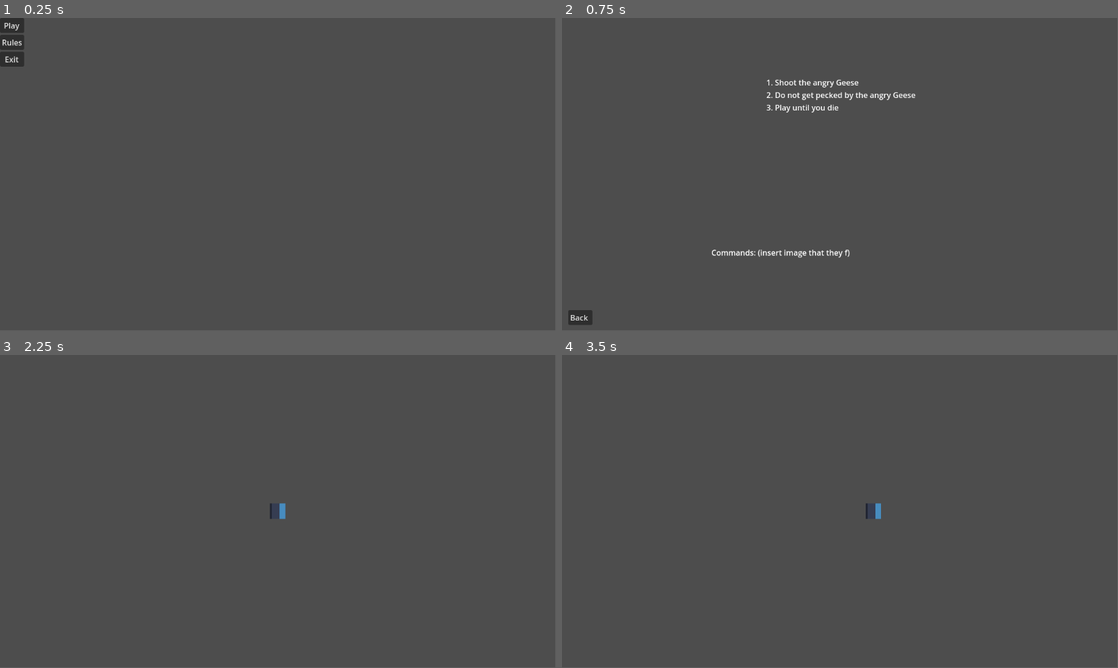
Above: before the commit, frames 1-4 (two rows, left to right).
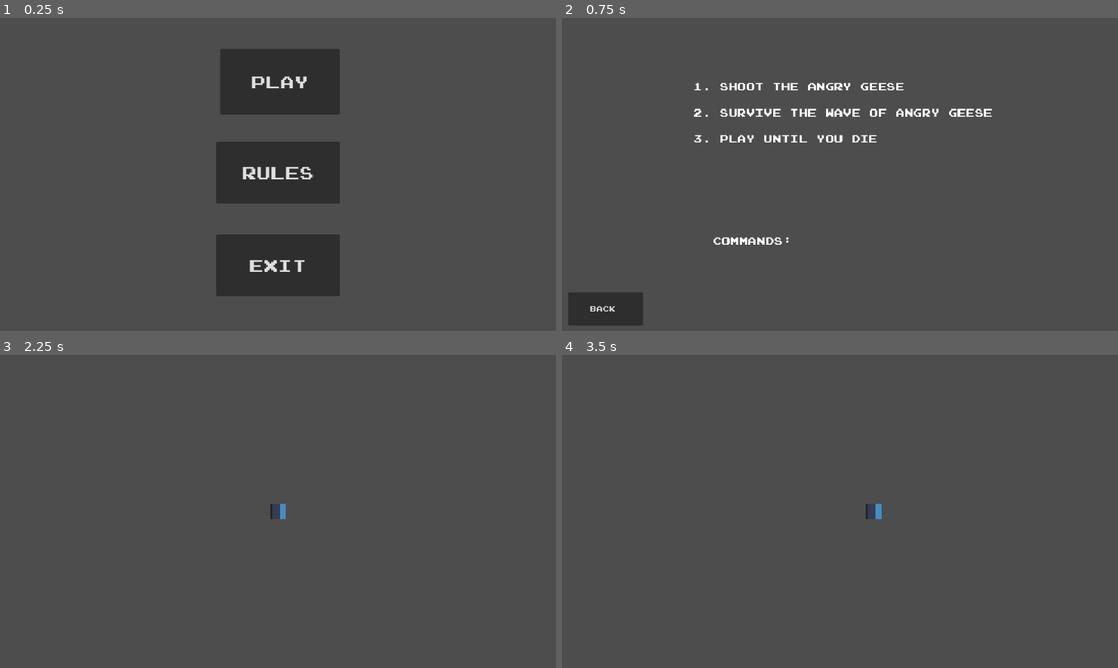
Above: after the commit, the same moments.

Repository: RiadMefti/hackaton-game
Game: Godot game, scene res://GameMenu/menu.tscn
The game is run twice, just before and just after one commit, with the same random seed, the same clock (stepped at 60 frames per second) and the same inputs. The engine's default icon, where the game draws it, is replaced by a stand-in: a white triangle on a blue panel in a dark square.
Inputs:
- Up to frame 1 (0.25 s): no input
- Up to frame 2 (0.75 s): click "Rules" at 0.5 s
- Up to frame 3 (2.25 s): click "Back" at 1.25 s; click "Play" at 2 s
- Up to frame 4 (3.5 s): tap Enter at 2.75 s; hold D (move_right) from 2.78 s (still down)
In our replay, the window is 799x449 before the commit and 800x450 after it. These sizes can differ from the game's own. Grey fills any space a smaller window leaves; there, only what the larger window draws over its background counts as a difference.

The runs differ from the first frame. In frame 1, 14% of the frame differs, in the area x 0-62%, y 0-89%; in frame 2, 3.5%; in frame 3, less than 0.1%; in frame 4, less than 0.1%.

Commit message:
Changed the font of the text
Font size and font police changed

Diff:
--- a/GameMenu/Rules.tscn
+++ b/GameMenu/Rules.tscn
@@ -1,8 +1,9 @@
-[gd_scene load_steps=2 format=3 uid="uid://cpqrr3uhuewwm"]
+[gd_scene load_steps=3 format=3 uid="uid://cpqrr3uhuewwm"]
 
 [ext_resource type="Script" path="res://GameMenu/BackButton.gd" id="1_q1ykl"]
+[ext_resource type="FontFile" uid="uid://di7g3lbon2hqf" path="res://GameMenu/joystix monospace.otf" id="2_namlp"]
 
-[node name="Control" type="Control"]
+[node name="Rules" type="Control"]
 layout_mode = 3
 anchors_preset = 15
 anchor_right = 1.0
@@ -13,30 +14,35 @@
 [node name="BackButton" type="Button" parent="."]
 layout_mode = 0
 offset_left = 13.0
-offset_top = 606.0
-offset_right = 63.0
+offset_top = 568.0
+offset_right = 168.0
 offset_bottom = 637.0
+theme_override_fonts/font = ExtResource("2_namlp")
 text = "Back "
 script = ExtResource("1_q1ykl")
 
-[node name="Label" type="Label" parent="."]
+[node name="RichTextLabel" type="RichTextLabel" parent="."]
 layout_mode = 0
-offset_left = 424.0
-offset_top = 64.0
-offset_right = 734.0
-offset_bottom = 256.0
+offset_left = 272.0
+offset_top = 128.0
+offset_right = 992.0
+offset_bottom = 312.0
+theme_override_fonts/normal_font = ExtResource("2_namlp")
+theme_override_font_sizes/normal_font_size = 22
 text = "1. Shoot the angry Geese
-2. Do not get pecked by the angry Geese
+
+2. Survive the wave of angry geese
+
 3. Play until you die  "
-vertical_alignment = 1
 
-[node name="Label2" type="Label" parent="."]
+[node name="RichTextLabel3" type="RichTextLabel" parent="."]
 layout_mode = 0
-offset_left = 310.0
-offset_top = 395.0
-offset_right = 983.0
-offset_bottom = 578.0
-text = "Commands: (insert image that they f)"
-vertical_alignment = 1
+offset_left = 312.0
+offset_top = 448.0
+offset_right = 880.0
+offset_bottom = 632.0
+theme_override_fonts/normal_font = ExtResource("2_namlp")
+theme_override_font_sizes/normal_font_size = 22
+text = "Commands: "
 
 [connection signal="pressed" from="BackButton" to="BackButton" method="_on_pressed"]
--- a/GameMenu/menu.tscn
+++ b/GameMenu/menu.tscn
@@ -1,6 +1,7 @@
-[gd_scene load_steps=2 format=3 uid="uid://dpkwf2ju227wr"]
+[gd_scene load_steps=3 format=3 uid="uid://dpkwf2ju227wr"]
 
 [ext_resource type="Script" path="res://Menu.gd" id="1_gk0cb"]
+[ext_resource type="FontFile" uid="uid://di7g3lbon2hqf" path="res://GameMenu/joystix monospace.otf" id="2_bh4b7"]
 
 [node name="Menu" type="Control"]
 layout_mode = 3
@@ -11,26 +12,36 @@
 grow_vertical = 2
 script = ExtResource("1_gk0cb")
 
-[node name="MarginContainer" type="MarginContainer" parent="."]
-layout_mode = 0
-offset_right = 40.0
-offset_bottom = 40.0
+[node name="Rules" type="Button" parent="."]
+layout_mode = 2
+offset_left = 448.0
+offset_top = 256.0
+offset_right = 704.0
+offset_bottom = 384.0
+theme_override_fonts/font = ExtResource("2_bh4b7")
+theme_override_font_sizes/font_size = 36
+text = "Rules"
 
-[node name="VBoxContainer" type="VBoxContainer" parent="MarginContainer"]
+[node name="Quit" type="Button" parent="."]
 layout_mode = 2
+offset_left = 448.0
+offset_top = 448.0
+offset_right = 704.0
+offset_bottom = 576.0
+theme_override_fonts/font = ExtResource("2_bh4b7")
+theme_override_font_sizes/font_size = 36
+text = "Exit"
 
-[node name="Play" type="Button" parent="MarginContainer/VBoxContainer"]
+[node name="Play" type="Button" parent="."]
 layout_mode = 2
+offset_left = 456.0
+offset_top = 64.0
+offset_right = 704.0
+offset_bottom = 200.0
+theme_override_fonts/font = ExtResource("2_bh4b7")
+theme_override_font_sizes/font_size = 36
 text = "Play"
 
-[node name="Rules" type="Button" parent="MarginContainer/VBoxContainer"]
-layout_mode = 2
-text = "Rules"
-
-[node name="Quit" type="Button" parent="MarginContainer/VBoxContainer"]
-layout_mode = 2
-text = "Exit"
-
-[connection signal="pressed" from="MarginContainer/VBoxContainer/Play" to="." method="_on_play_pressed"]
-[connection signal="pressed" from="MarginContainer/VBoxContainer/Rules" to="." method="_on_rules_pressed"]
-[connection signal="pressed" from="MarginContainer/VBoxContainer/Quit" to="." method="_on_quit_pressed"]
+[connection signal="pressed" from="Rules" to="." method="_on_rules_pressed"]
+[connection signal="pressed" from="Quit" to="." method="_on_quit_pressed"]
+[connection signal="pressed" from="Play" to="." method="_on_play_pressed"]
--- /dev/null
+++ b/GameMenu/node_2d.tscn
@@ -0,0 +1,13 @@
+[gd_scene load_steps=3 format=3 uid="uid://bem68cgmg5a3p"]
+
+[ext_resource type="Texture2D" uid="uid://d1p2yyr4o0r1s" path="res://icon.svg" id="1_7o6m4"]
+[ext_resource type="Script" path="res://GameMenu/movement.gd" id="1_elgy2"]
+
+[node name="Game" type="Node2D"]
+
+[node name="Player" type="CharacterBody2D" parent="."]
+script = ExtResource("1_elgy2")
+
+[node name="Sprite2D" type="Sprite2D" parent="Player"]
+position = Vector2(595, 304)
+texture = ExtResource("1_7o6m4")
--- a/project.godot
+++ b/project.godot
@@ -14,6 +14,10 @@
 run/main_scene="res://GameMenu/menu.tscn"
 config/features=PackedStringArray("4.2", "Mobile")
 config/icon="res://icon.svg"
+
+[display]
+
+window/stretch/mode="canvas_items"
 
 [input]
 
Binary file added: GameMenu/joystix monospace.otf
Not shown, added: GameMenu/joystix monospace.otf.import
